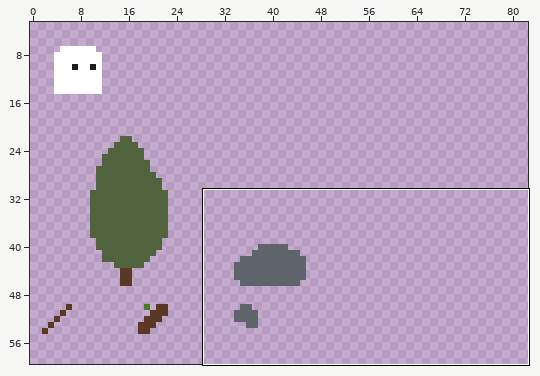
A sprite sheet gets an edit: public/textures/atlas.png. Above: a wide view before the commit, with the close-up outlined.
Close-up. Before the commit:
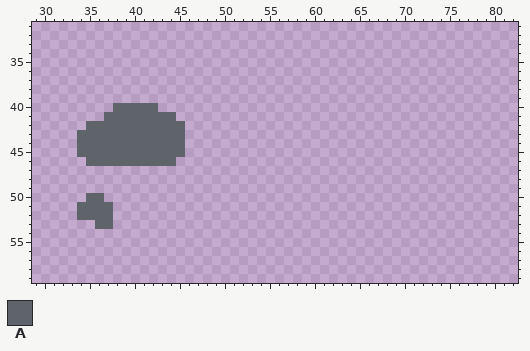
The file is 256x256 pixels. Shown: x 29..82, y 31..59. The wide view leaves out empty margins.
Palette (. is transparent): A #5e6469
Pixels before, first column x 34:
40 ....AAAAA...
41 ...AAAAAAAA.
42 .AAAAAAAAAAA
43 AAAAAAAAAAAA
44 AAAAAAAAAAAA
45 AAAAAAAAAAAA
46 .AAAAAAAAAA.
47 ............
48 ............
49 ............
50 .AA.........
51 AAAA........
52 AAAA........
53 ..AA........
New version:
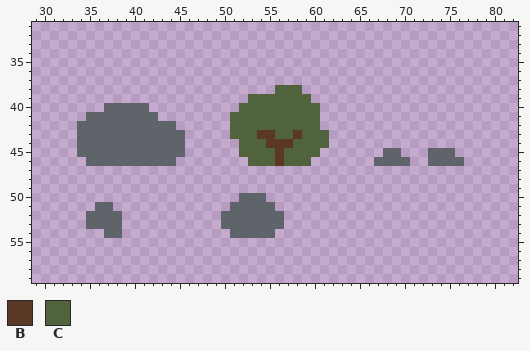
Colours new in this view: B #5b3825  C #51633c
Change:
Changed rows in their new state; - is an unchanged pixel.
first column x 34:
38 ----------------------CCC------------------
39 -------------------CCCCCCC-----------------
40 ---A----.---------CCCCCCCCC----------------
41 -AA------..------CCCCCCCCCC----------------
42 A----------.-----CCCCCCCCCC----------------
43 -----------------CCCBBCCBCCC---------------
44 ------------------CCCBBBCCCC---------------
45 ------------------CCCCBCCCC-------AA---AAA-
46 -------------------CCCBCCC-------AAAA--AAAA
first column x 34:
50 -..---------------AAA--
51 ..---------------AAAAA-
52 .---A-----------AAAAAAA
53 -A--A-----------AAAAAAA
54 ---AA------------AAAAA-
Pixel boxes of the changes (left, top, right, bottom) in both close-ups:
added: (221, 85, 329, 238)
added: (77, 103, 113, 130)
erased: (149, 103, 185, 130)
added: (374, 148, 464, 166)
changed: (77, 193, 122, 238)
